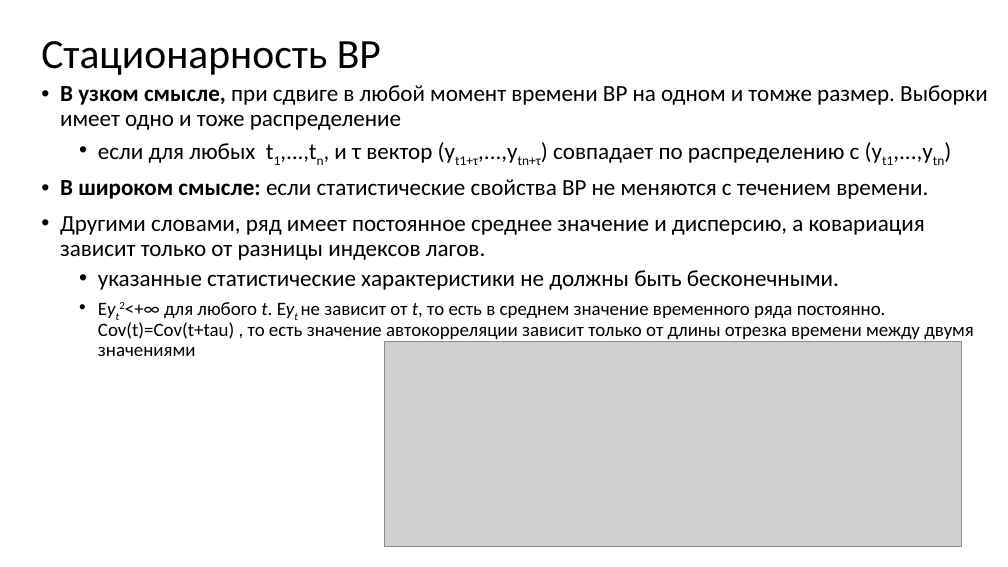
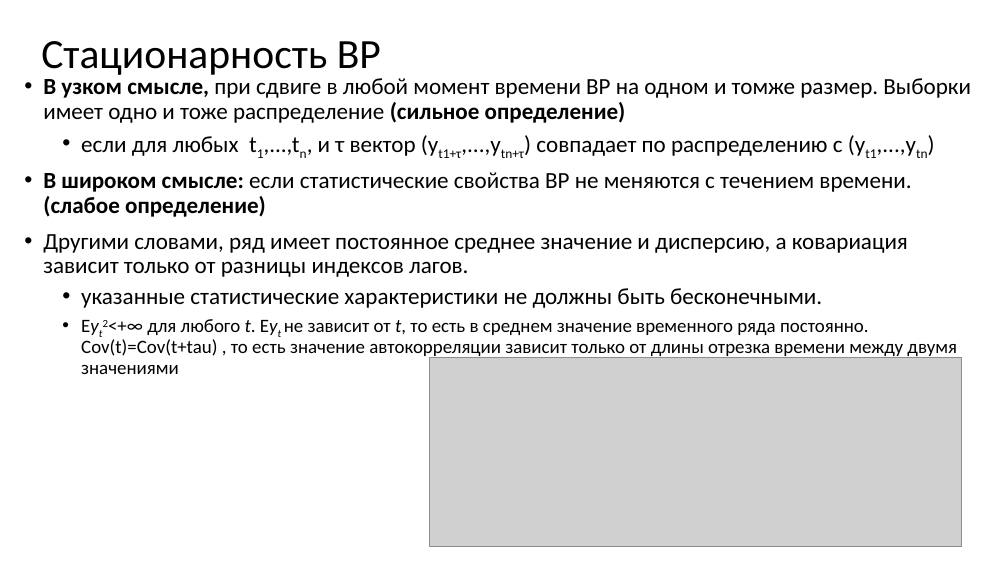
Before and after one commit to MVRonkin/TimeSeriesCourse, a slide deck: slide 16 of 2026/LEC/02-1 Статистические свойства ВР .pptx (slide 15 before the commit). Drawn at 1008x567 pixels with LibreOffice and Linux fonts; fonts in the diff are those of the drawing; grey boxes stand for pictures. Boxes give left, top, right and bottom in pixels: in the first picture for what was removed or moved away, otherwise in the second. Text is boxed around its words. In the diff, an @@ line names an element or a change of style, - is before the commit and + after.

```diff
--- a/2026/LEC/02-1 Статистические свойства ВР .pptx
+++ b/2026/LEC/02-1 Статистические свойства ВР .pptx
@@ text "В узком смысле, при сдвиге ...": place and size @@
-text "В узком смысле, при сдвиге ..." at (60, 85, 988, 356)
+text "В узком смысле, при сдвиге ..." at (43, 78, 971, 374)
@@ text at (43, 78, 971, 123): text changed @@
-• В узком смысле, при сдвиге в любой момент времени ВР на одном и томже размер. Выборки имеет одно и тоже распределение
+• В узком смысле, при сдвиге в любой момент времени ВР на одном и томже размер. Выборки имеет одно и тоже распределение (сильное определение)
@@ text at (43, 172, 911, 217): text changed @@
-• В широком смысле: если статистические свойства ВР не меняются с течением времени.
+• В широком смысле: если статистические свойства ВР не меняются с течением времени. (слабое определение)
@@ picture: place and size @@
-picture at (385, 342, 962, 547)
+picture at (430, 358, 962, 547)
```
Also in this commit, not shown: 6 other slides changed, 2 slides added.
